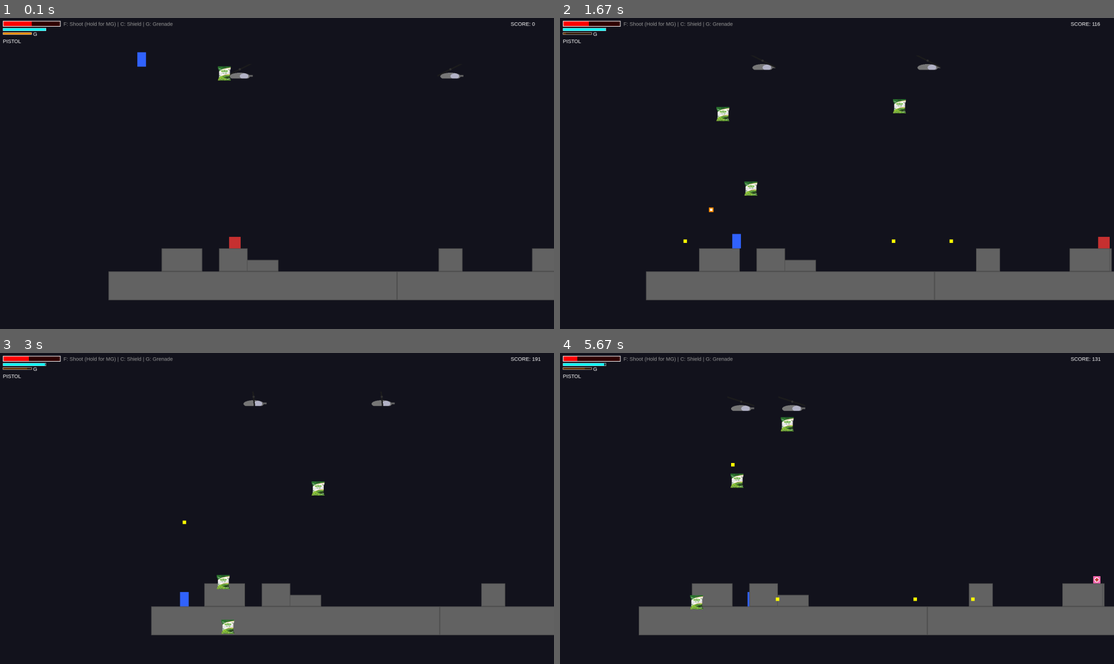
Above: before the commit, frames 1-4 (two rows, left to right).
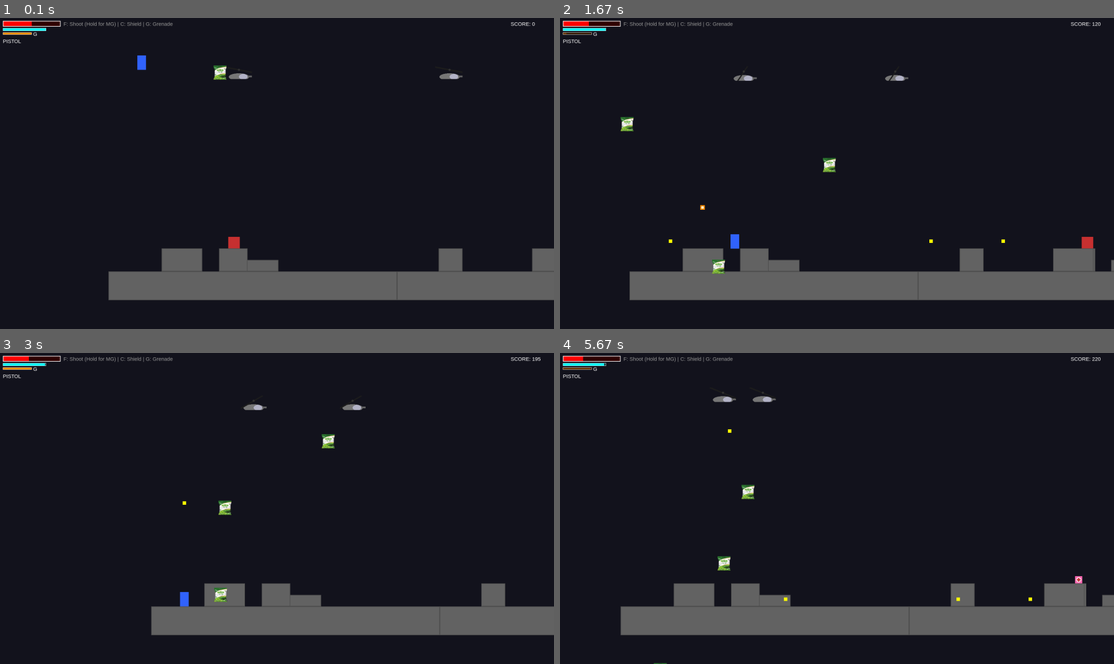
Above: after the commit, the same moments.

Repository: SayaUSB/FP-PBO-Pygame
Game: pygame game, started from main.py
Two runs of this game, one before a commit and one after it. Both use one fixed random seed, a clock stepped at 60 frames per second and the inputs below.
Inputs:
- Up to frame 1 (0.1 s): no input
- Up to frame 2 (1.67 s): hold Right 0.33-0.8 s; hold Right 0.83-1.3 s; tap F at 0.9, 1.2, 1.4 s; tap C at 0.98 s; hold Left from 1.33 s (still down); tap G at 1.48 s
- Up to frame 3 (3 s): tap F at 1.7, 1.97, 2.3, 2.6, 2.73 s; release Left at 1.87 s; hold Down 1.9-2.2 s; hold Left 2.23-2.63 s; tap C at 2.38 s; hold Up from 2.67 s (still down); tap G at 2.82 s
- Up to frame 4 (5.67 s): release Up at 3.03 s; hold Right 3.07-3.7 s; tap F at 3.13, 3.43, 3.8, 4.2, 4.5, 4.7, 5, 5.2, 5.53 s; hold Down 3.73-4.1 s; tap C at 3.88, 5.28 s; hold Left 4.13-4.6 s; tap G at 4.28, 5.62 s; hold Right 4.63-5.1 s; hold Up 5.13-5.43 s; hold Right from 5.47 s (still down)

The runs differ from the first frame. In frame 1, 0.3% of the frame differs, in the area x 24-84%, y 10-75%; in frame 2, 3.2%; in frame 3, 0.9%; in frame 4, 3.2%, in the area x 3-100%, y 0-100%.

Commit message:
feat: Add new settings

Diff:
--- a/settings.py
+++ b/settings.py
@@ -4,7 +4,7 @@
 SCREEN_WIDTH  = 1920
 SCREEN_HEIGHT = 1080
 FPS           = 144
-DT            = 80 / FPS
+DT            = 100 / FPS
 
 # Physics
 GRAVITY = 0.8
@@ -24,3 +24,6 @@
 PINK                    = (255, 105, 180)
 PURPLE                  = (128, 0, 128)
 SEMI_TRANSPARENT_BLACK  = (0, 0, 0, 180)
+SKY_BLUE                = (135, 206, 235)
+TREE_GREEN              = (34, 139, 34)
+TREE_BROWN              = (139, 69, 19)
